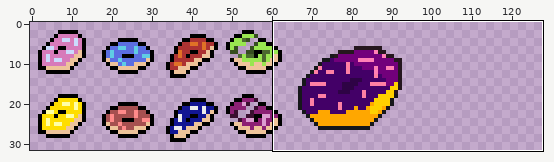
One commit to this pixel-art file: Doughnut.aseprite. The picture above shows the old version from afar; the outline marks the close-up.
Close-up. Old version:
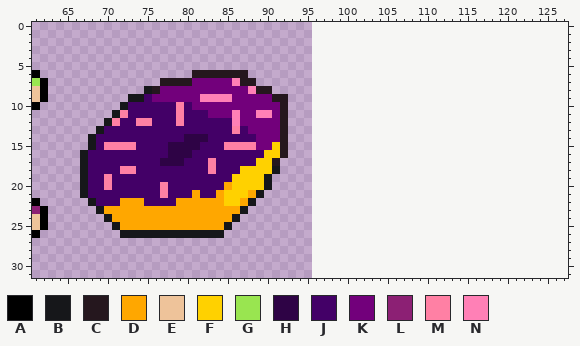
96x32 pixels, 1 frame. Colours within 5 levels of each other are drawn and written as one. Shown: x 61..127, y 0..31. The old version is drawn lined up with the new one, on the new canvas.
Visible layers, top first: "Batch1/Doughnut1", "Batch1/Doughnut2", "Batch1/Doughnut3", "Batch1/Doughnut4", "ULTIMATE DOUGHNUT", "Flattened".
Palette (. is transparent): A #000000  B #16171a  C #25171e  D #ffa700  E #eec39a  F #ffd100  G #99e550  H #2e0345  J #430067  K #72007b  L #8c2074  M #ff80a4  N #ff80b6
Pixels before, first column x 61:
 6 A...................CCCCCCC.....
 7 GA..............CCCCKKKKKNCC....
 8 EA............BCKKKKKKKKKKKNCC..
 9 EA..........BBJKKKKKKNNNNKKKKKCC
10 A..........BJJJJJJMJKKKKKKKKKKKC
11 ..........BMJJJJJJMJJJKKKNKKNNKC
12 .........BMJJMMJJJMJJJJJJNKKKKKC
13 ........BJJJJJJJJJJJJJJJJMJKKKKC
14 .......BJJJJJJJJJJJHHHJJJJJJKKKC
15 .......BJMMMMJJJJHHHHJJJMMMMKKFC
16 ......BJJJJJJJJJJHHHJJJJJJJJJFFC
17 ......BJJJJJJJJJHHHJJJMJJJJJFFC.
18 ......BJJJJMMJJJJJJJJJMJJJFFFFB.
19 ......BJJMJJJJJJJJJJJJJJJFFFFB..
20 ......BJJMJJJJJJMJJJJJJJDFFFFB..
21 ......BJJJJJJJJJMJJJDJJDFFFDB...
22 A......BJJJDDDJJJJDDDDDDFFDB....
23 LA......BDDDDDDDDDDDDDDDDDB.....
24 EA.......BDDDDDDDDDDDDDDDB......
25 EA........BDDDDDDDDDDDDDB.......
26 A..........BBBBBBBBBBBBB........
After the commit:
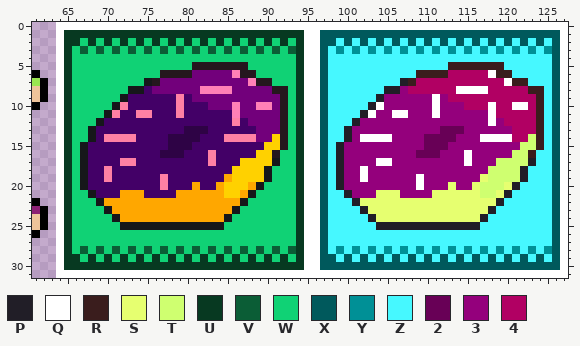
Colours new in this view: P #211e27  Q #ffffff  R #3a1d1d  S #e6ff70  T #cfff70  U #073921  V #0b5d36  W #10d275  X #00595c  Y #009096  Z #46f8ff  2 #680056  3 #94007c  4 #b10063
The commit says: Duplicating the ULTIMATE DOUGHNUT and then changing the HUE and adjusting the lighting on it
Changes in this commit:
canvas 96x32 -> 128x32
Changed rows in their new state; - is an unchanged pixel.
first column x 64:
 0 QQQQQQQQQQQQQQQQQQQQQQQQQQQQQQQQQQQQQQQQQQQQQQQQQQQQQQQQQQQQQQQQ
 1 QUUUUUUUUUUUUUUUUUUUUUUUUUUUUUUQQXXXXXXXXXXXXXXXXXXXXXXXXXXXXXXQ
 2 QUUWUWUWUWUWUWUWUWUWUWUWUWUWUWUQQXXZXZXZXZXZXZXZXZXZXZXZXZXZXZXQ
 3 QUWVWVWVWVWVWVWVWVWVWVWVWVWVWVUQQXZYZYZYZYZYZYZYZYZYZYZYZYZYZYXQ
 4 QUWWWWWWWWWWWWWWWWWWWWWWWWWWWWUQQXZZZZZZZZZZZZZZZZZZZZZZZZZZZZXQ
 5 QUWWWWWWWWWWWWWWWCCCCCCCWWWWWWUQQXZZZZZZZZZZZZZZZRRRRRRRZZZZZZXQ
 6 QUWWWWWWWWWWWCCCCKKKKKN-CWWWWWUQQXZZZZZZZZZZZRRRR44444QRRZZZZZXQ
 7 QUWWWWWWWWWBCKKKK-----KKNCCWWWUQQXZZZZZZZZZPR44444444444QRRZZZXQ
 8 QUWWWWWWWBBJK-----NNNN--KKKCCWUQQXZZZZZZZPP3444444QQQQ44444RRZXQ
 9 QUWWWWWWBJJ-JJJMJ-KKKK-----K-WUQQXZZZZZZP333333Q344444444444RZXQ
10 QUWWWWWBM--------JJ---N--NN--WUQQXZZZZZPQ333333Q333444Q44QQ4RZXQ
11 QUWWWWBMJ-MM-------JJJ---KK--WUQQXZZZZPQ33QQ333Q333333Q44444RZXQ
12 QUWWWBJJ--JJ---J------MJ-----WUQQXZZZP3333333333333333Q34444RZXQ
13 QUWWBJ----------HHH---J-J----WUQQXZZP33333333333222333333444RZXQ
14 QUWW--MMMM----HH--J--MMMM--F-WUQQXZZP3QQQQ33332222333QQQQ44TRZXQ
15 QUWBJ-JJJJ-------J---JJJJJF--WUQQXZP3333333333222333333333TTRZXQ
16 QUW----------H--J--M-----F-CWWUQQXZP333333333222333Q33333TTRZZXQ
17 QUW-----MM---JJJ-------FF--BWWUQQXZP3333QQ333333333Q333TTTTPZZXQ
18 QUW---M-JJ---------J--F---BWWWUQQXZP33Q333333333333333TTTTPZZZXQ
19 QUW----------M-------D-----WWWUQQXZP33Q333333Q3333333STTTTPZZZXQ
20 QUW---J----------D--DF--DBWWWWUQQXZP333333333Q333S33STTTSPZZZZXQ
21 QUWWB---DDD--J-DD-DD---DBWWWWWUQQXZZP333SSS3333SSSSSSTTSPZZZZZXQ
22 QUWWWBDD---DDDD------DDBWWWWWWUQQXZZZPSSSSSSSSSSSSSSSSSPZZZZZZXQ
23 QUWWWWB---------------BWWWWWWWUQQXZZZZPSSSSSSSSSSSSSSSPZZZZZZZXQ
24 QUWWWWWB-------------BWWWWWWWWUQQXZZZZZPSSSSSSSSSSSSSPZZZZZZZZXQ
25 QUWWWWWWBBBBBBBBBBBBBWWWWWWWWWUQQXZZZZZZPPPPPPPPPPPPPZZZZZZZZZXQ
26 QUWWWWWWWWWWWWWWWWWWWWWWWWWWWWUQQXZZZZZZZZZZZZZZZZZZZZZZZZZZZZXQ
27 QUWWWWWWWWWWWWWWWWWWWWWWWWWWWWUQQXZZZZZZZZZZZZZZZZZZZZZZZZZZZZXQ
28 QUWVWVWVWVWVWVWVWVWVWVWVWVWVWVUQQXZYZYZYZYZYZYZYZYZYZYZYZYZYZYXQ
29 QUUWUWUWUWUWUWUWUWUWUWUWUWUWUWUQQXXZXZXZXZXZXZXZXZXZXZXZXZXZXZXQ
30 QUUUUUUUUUUUUUUUUUUUUUUUUUUUUUUQQXXXXXXXXXXXXXXXXXXXXXXXXXXXXXXQ
31 QQQQQQQQQQQQQQQQQQQQQQQQQQQQQQQQQQQQQQQQQQQQQQQQQQQQQQQQQQQQQQQQ
Pixel boxes of the changes (left, top, right, bottom) in both close-ups:
changed: (56, 22, 568, 278)
